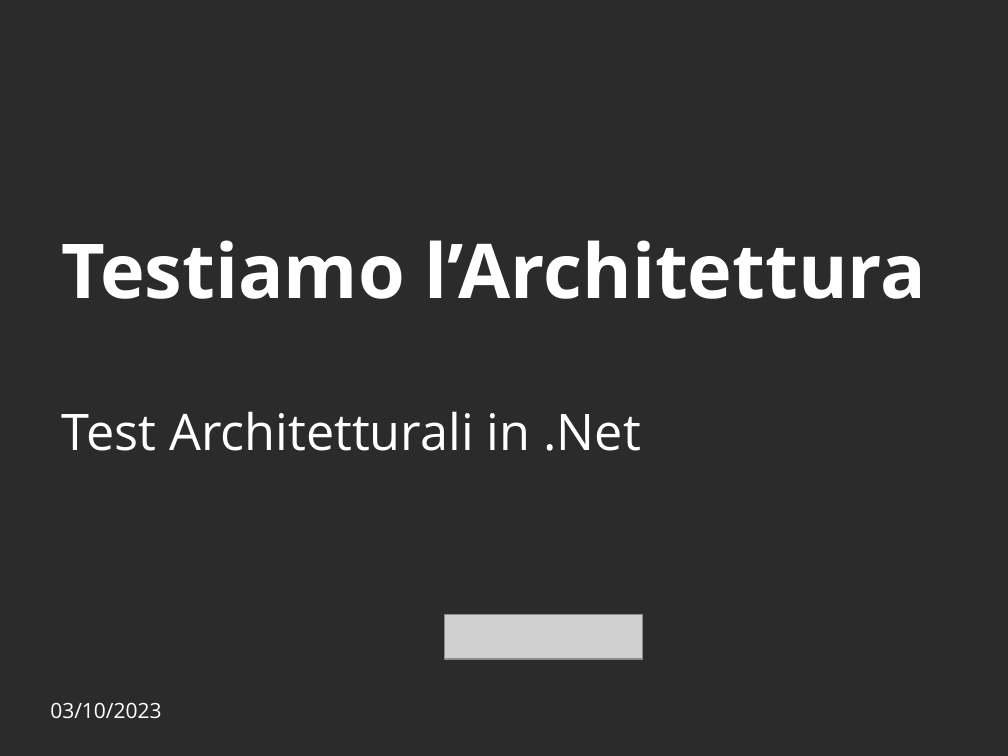
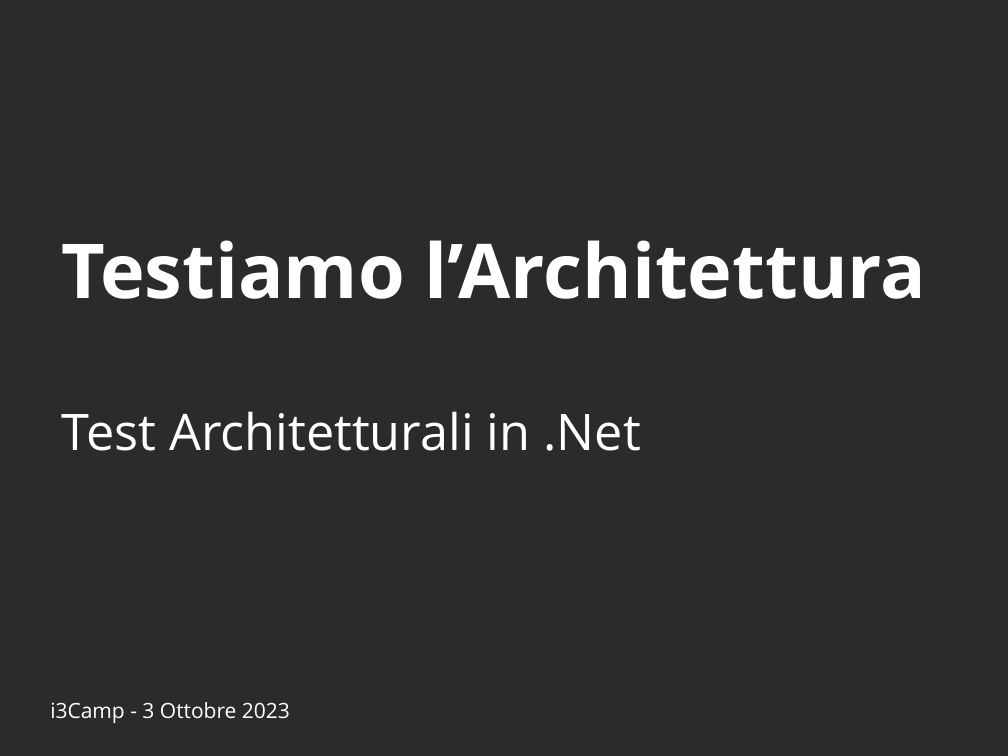
Before and after one commit to Ace68/slide, a slide deck: slide 1 of 2023/20231004-i3Camp/20231003-i3Camp.pptx. Drawn at 1008x756 pixels with LibreOffice and Linux fonts; fonts in the diff are those of the drawing; grey boxes stand for pictures; background and template pictures are left out; a plain dark background stands for a picture behind light text. Boxes give left, top, right and bottom in pixels: in the first picture for what was removed or moved away, otherwise in the second. Text is boxed around its words. In the diff, an @@ line names an element or a change of style, - is before the commit and + after.

Commit message:
i3Camp 2023-10

```diff
--- a/2023/20231004-i3Camp/20231003-i3Camp.pptx
+++ b/2023/20231004-i3Camp/20231003-i3Camp.pptx
@@ picture removed at (x1=445, y1=614, x2=642, y2=658) @@
@@ text at (x1=50, y1=702, x2=290, y2=723): text changed @@
-03/10/2023
+i3Camp - 3 Ottobre 2023
```
Also in this commit, not shown: 6 other slides changed, 5 slides added, 4 slides removed.
